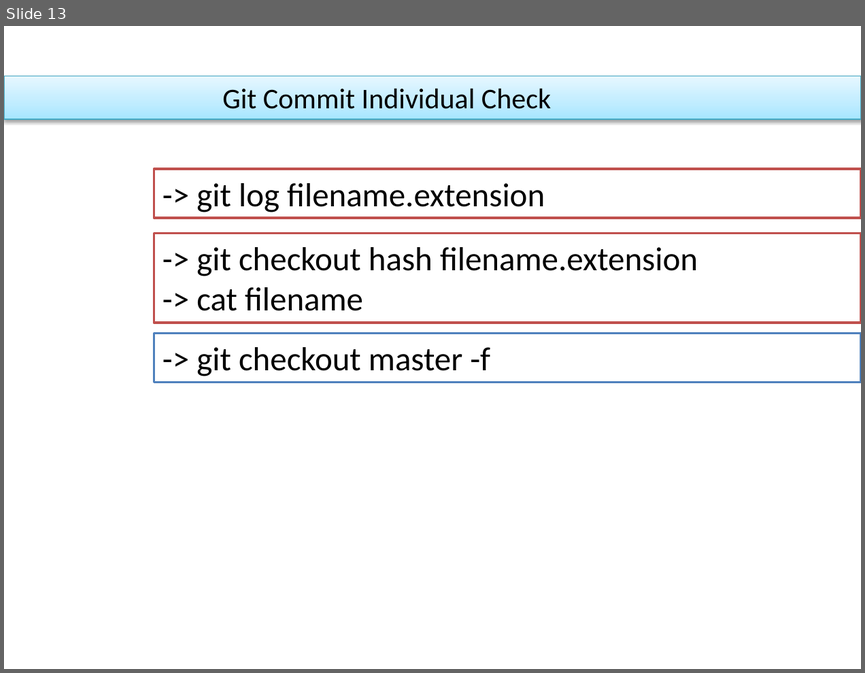
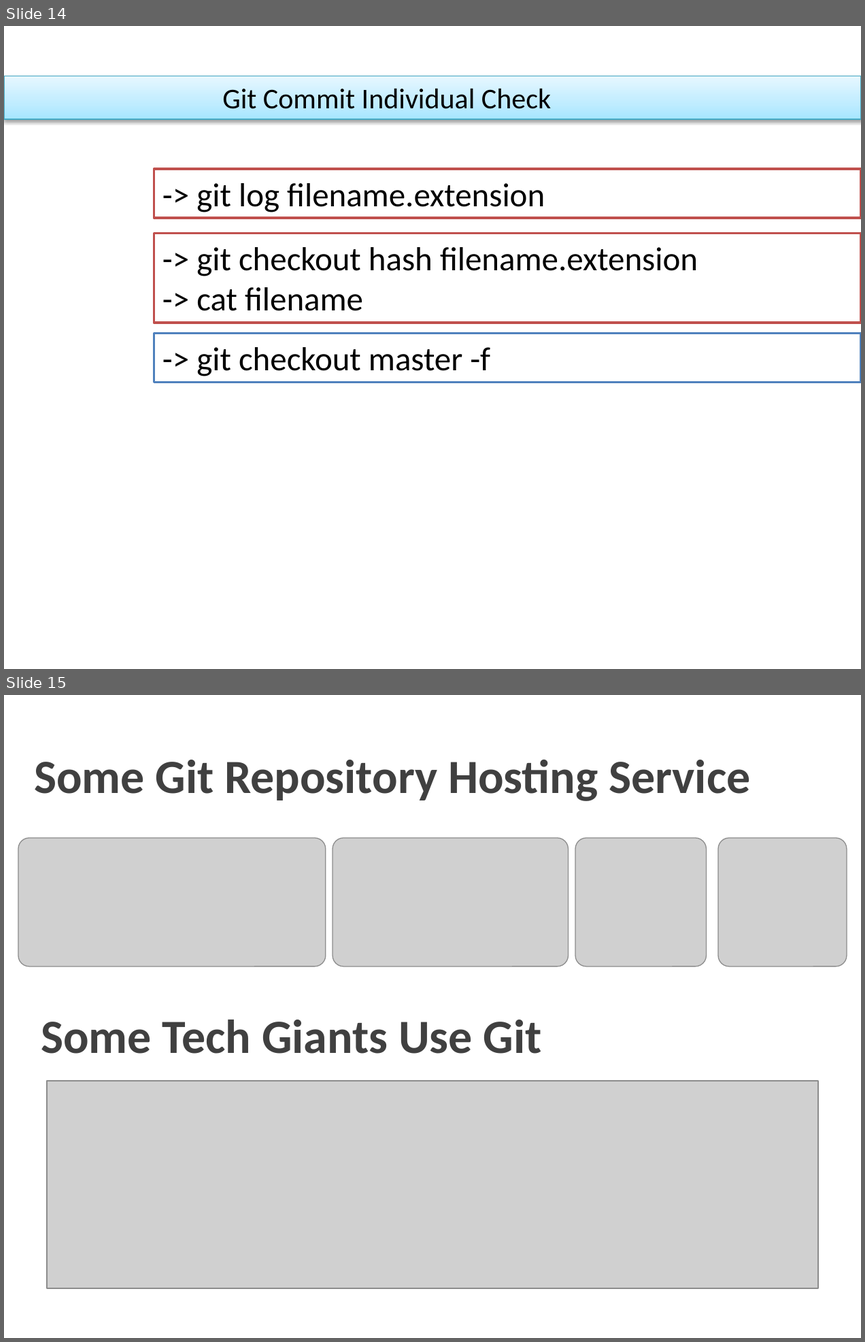
Before and after one commit to isdani/Beginner_Guide_To_Git_-_Github, a slide deck: Introductiongit.pptx. Shown one above the other, each under a label of ours: slide 13 before the commit, slides 14 and 15 after it. The pictures are 865x673 and 865x1342 pixels, drawn with LibreOffice and Linux fonts; fonts in the diff are those of the drawing; grey boxes stand for pictures; background and template pictures are left out. Boxes give left, top, right and bottom in pixels: in the first picture for what was removed or moved away, otherwise in the second. Text is boxed around its words. In the diff, an @@ line names an element or a change of style, - is before the commit and + after.

```diff
--- a/Introductiongit.pptx
+++ b/Introductiongit.pptx
@@ slide 15 added at box(4, 695, 861, 1338), background picture (left out) @@
@@ title added at box(34, 760, 750, 801), 40 pt, text #404040, bold @@
+Some Git Repository Hosting Service
@@ picture added at box(18, 838, 326, 966) @@
@@ picture added at box(332, 838, 568, 966) @@
@@ picture added at box(575, 838, 706, 966) @@
@@ picture added at box(718, 838, 847, 966) @@
@@ text added at box(41, 1019, 541, 1053), 40 pt, text #404040, bold @@
+Some Tech Giants Use Git
@@ picture added at box(47, 1081, 818, 1288) @@
@@ what was slide 13 is now slide 14 @@
```
Also in this commit, not shown: 2 slides changed, 16 other slides added.
